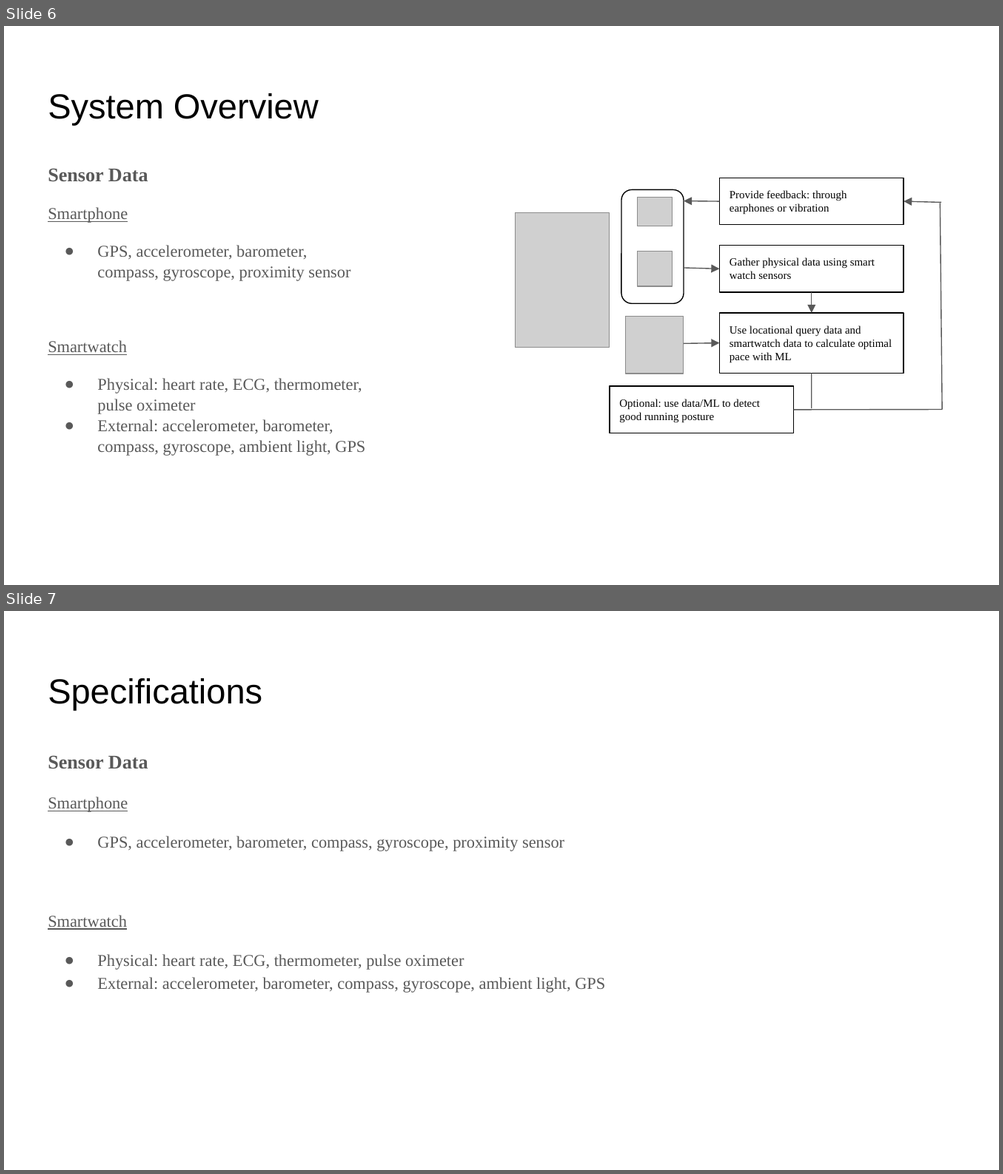
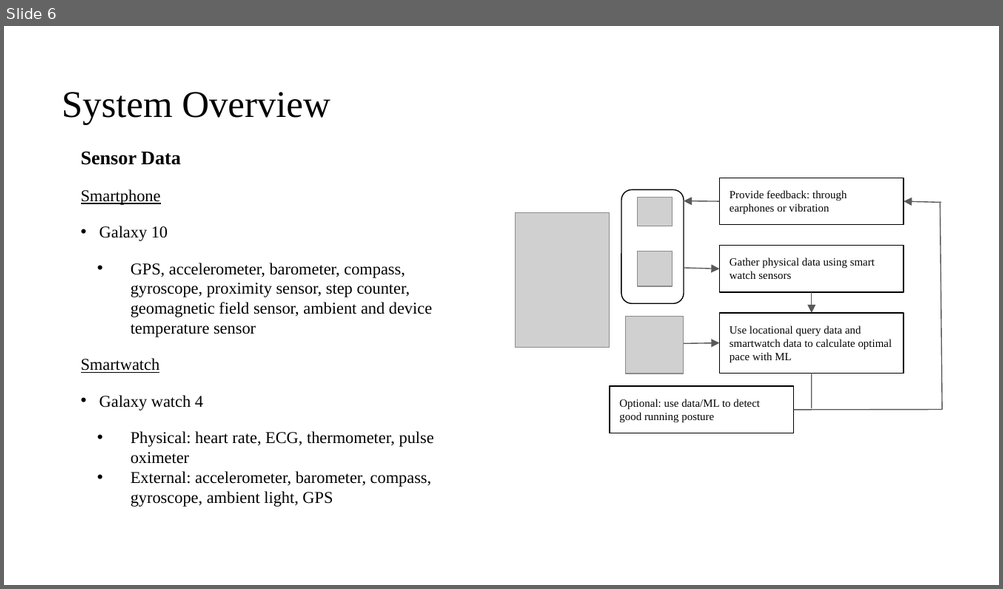
Before and after one commit to crazyboy9103/2021_2_MCA_team7, a slide deck: Project Proposal.pptx. Shown one above the other, each under a label of ours: slides 6 and 7 before the commit, slide 6 after it. The pictures are 1003x1174 and 1003x589 pixels, drawn with LibreOffice and Linux fonts; fonts in the diff are those of the drawing; grey boxes stand for pictures. Boxes give left, top, right and bottom in pixels: in the first picture for what was removed or moved away, otherwise in the second. Text is boxed around its words. In the diff, an @@ line names an element or a change of style, - is before the commit and + after.

Commit message:
sensors and ins speed

```diff
--- a/Project Proposal.pptx
+++ b/Project Proposal.pptx
@@ slide 7 removed at <box>4,611,999,1170</box>, background #FFFFFF @@
@@ title removed at <box>48,678,262,710</box> @@
-Specifications
@@ text removed at <box>48,755,605,993</box> @@
-Sensor Data
-Smartphone
-● GPS, accelerometer, barometer, compass, gyroscope, proximity sensor
-Smartwatch
-● Physical: heart rate, ECG, thermometer, pulse oximeter
-● External: accelerometer, barometer, compass, gyroscope, ambient light, GPS
@@ slide 6 changed as well @@
@@ text "System Overview": place and size @@
-text "System Overview" at <box>48,93,318,125</box>
+text "System Overview" at <box>62,92,330,124</box>
@@ text "System Overview" at <box>62,92,330,124</box>: size 25.2 to 27.3 pt, font Arial to Times New Roman; line spacing 1 to 0.9 @@
@@ text "Sensor Data": place and size @@
-text "Sensor Data" at <box>48,168,365,456</box>
+text "Sensor Data" at <box>81,151,434,507</box>
@@ text at <box>81,151,434,507</box>: text colour #595959 to #000000 in "Sensor Data", "Smartphone", "Smartwatch", "Physical: heart rate, ECG, thermometer, pulse oximeter" and 1 more places; line spacing 1.05 to 1; bullet ● to •; list level 1 to 3 in "Physical: heart rate, ECG, thermometer, ..."; bullet colour #595959 to #000000 @@
@@ text at <box>99,226,432,338</box>: text changed; text colour #595959 to #000000 @@
-● GPS, accelerometer, barometer, compass, gyroscope, proximity sensor
+• Galaxy 10
+    • GPS, accelerometer, barometer, compass, gyroscope, proximity sensor, step counter, geomagnetic field sensor, ambient and device temperature sensor
@@ text at <box>99,395,203,411</box>: paragraph added @@
+• Galaxy watch 4
```
Also in this commit, not shown: 6 other slides changed, 1 slide added.
